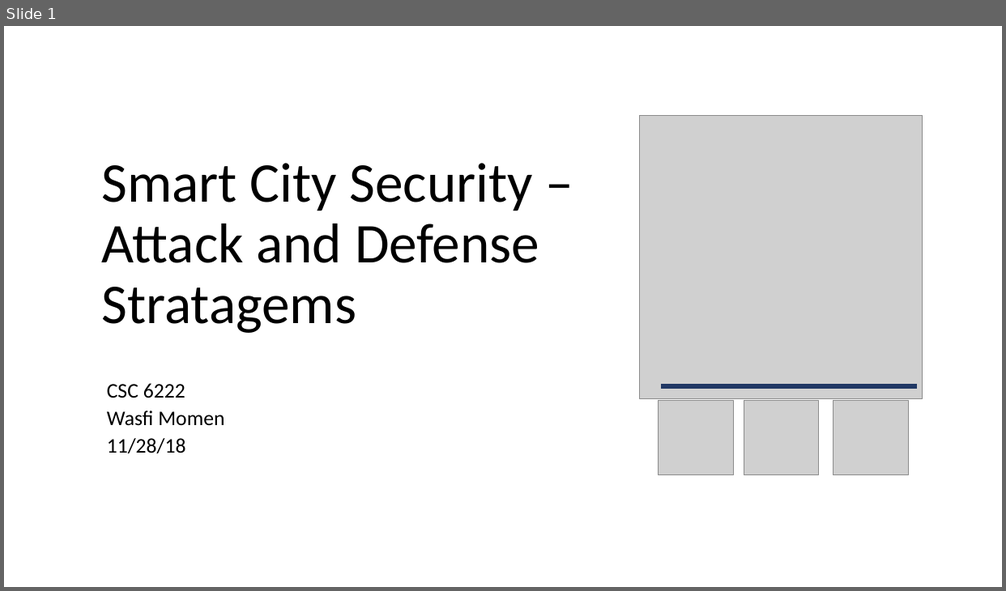
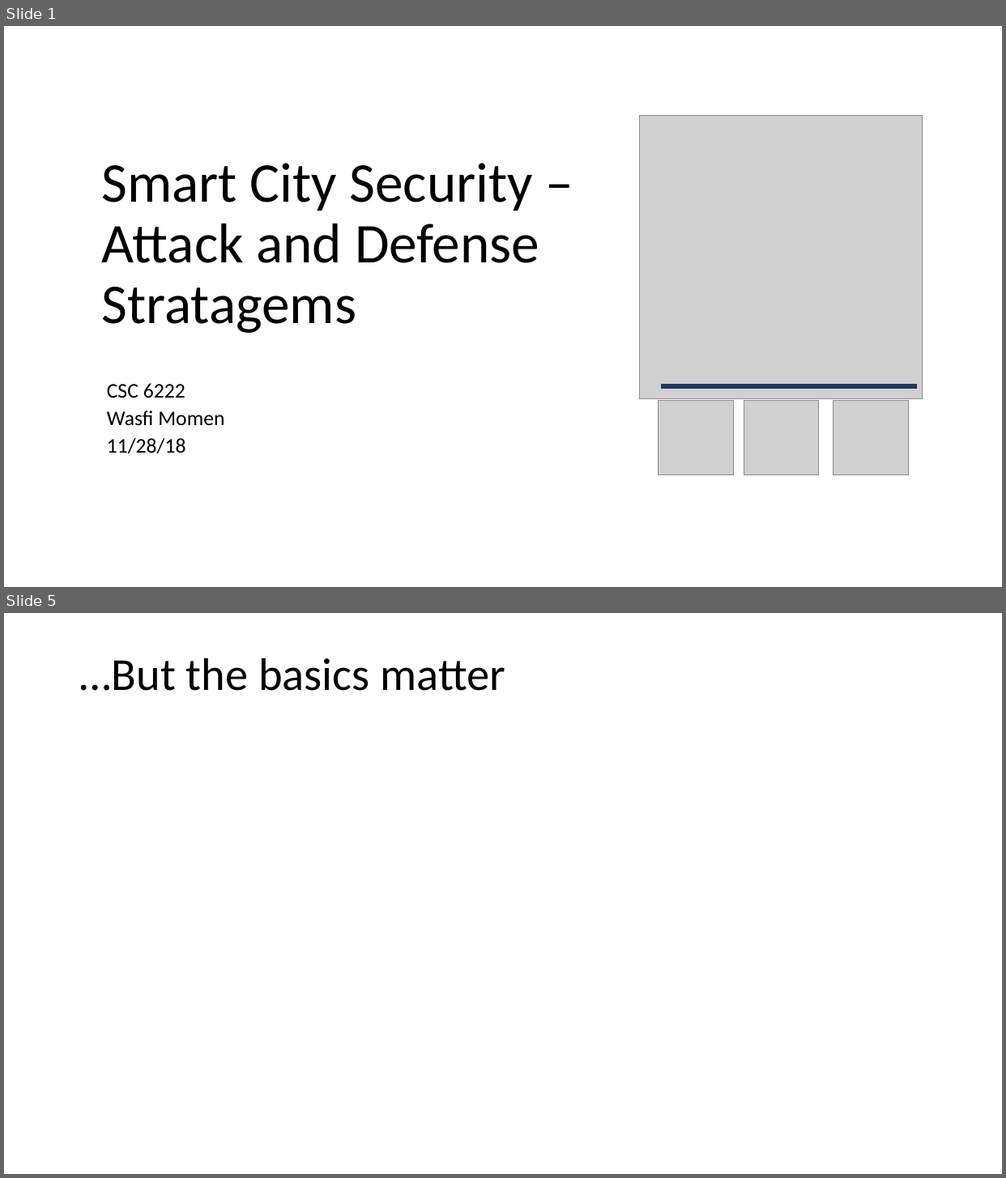
Before and after one commit to CodeFluent/Notes, a slide deck: CS-6222/Fall_2018/project/Smart City Security - Attack and Defense Strategems.pptx. Shown one above the other, each under a label of ours: slide 1 before the commit, slides 1 and 5 after it; the slides between them are not shown. The pictures are 1006x591 and 1006x1178 pixels, drawn with LibreOffice and Linux fonts; fonts in the diff are those of the drawing; grey boxes stand for pictures. Boxes give left, top, right and bottom in pixels: in the first picture for what was removed or moved away, otherwise in the second. Text is boxed around its words. In the diff, an @@ line names an element or a change of style, - is before the commit and + after.

```diff
--- a/CS-6222/Fall_2018/project/Smart City Security - Attack and Defense Strategems.pptx
+++ b/CS-6222/Fall_2018/project/Smart City Security - Attack and Defense Strategems.pptx
@@ slide 5 added at [4,613,1002,1174], background #FFFFFF @@
@@ title added at [80,658,506,691], 44 pt, text #000000 @@
+…But the basics matter
```
Also in this commit, not shown: 6 slides changed, 5 other slides added, 1 slide removed, 1 other file.
